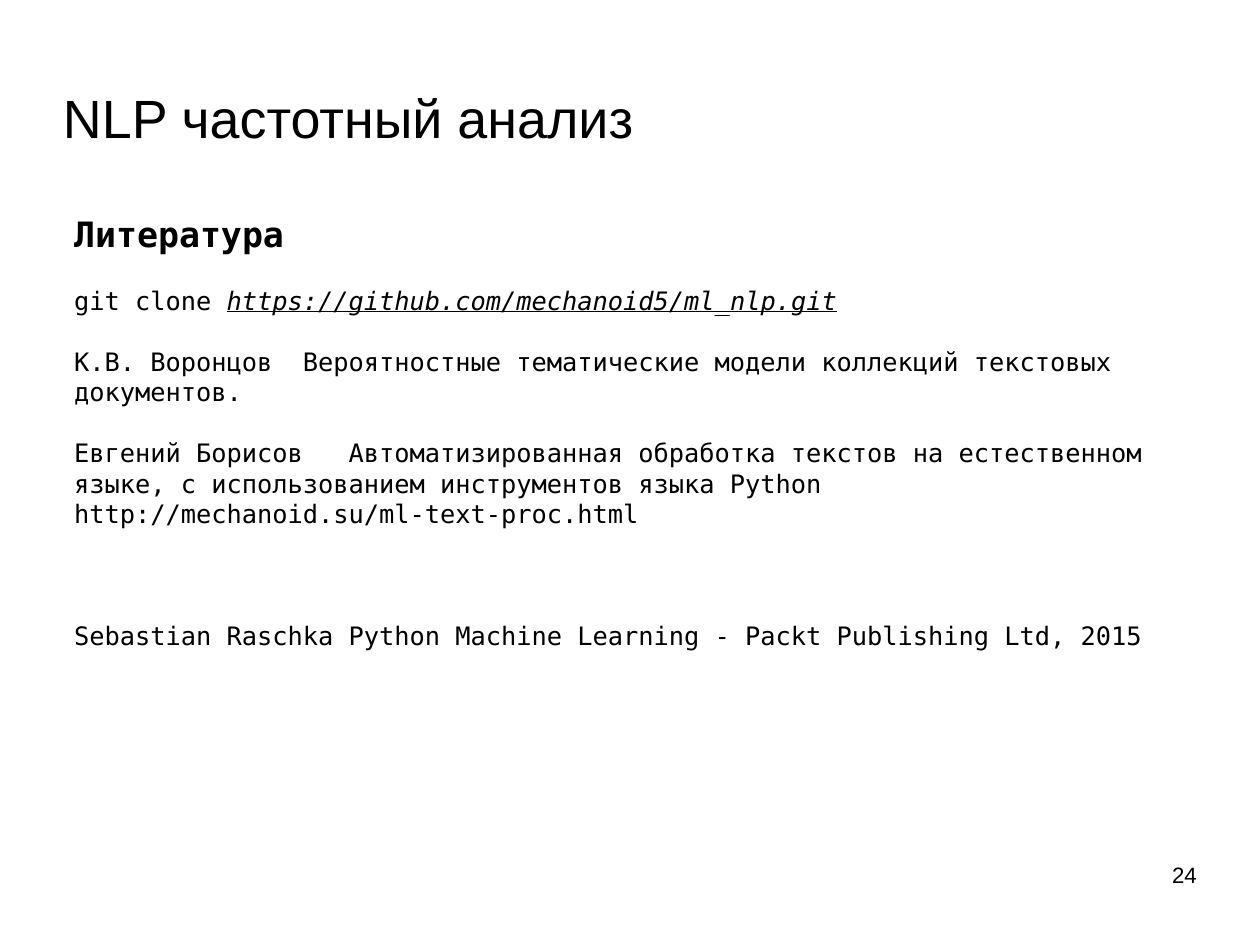
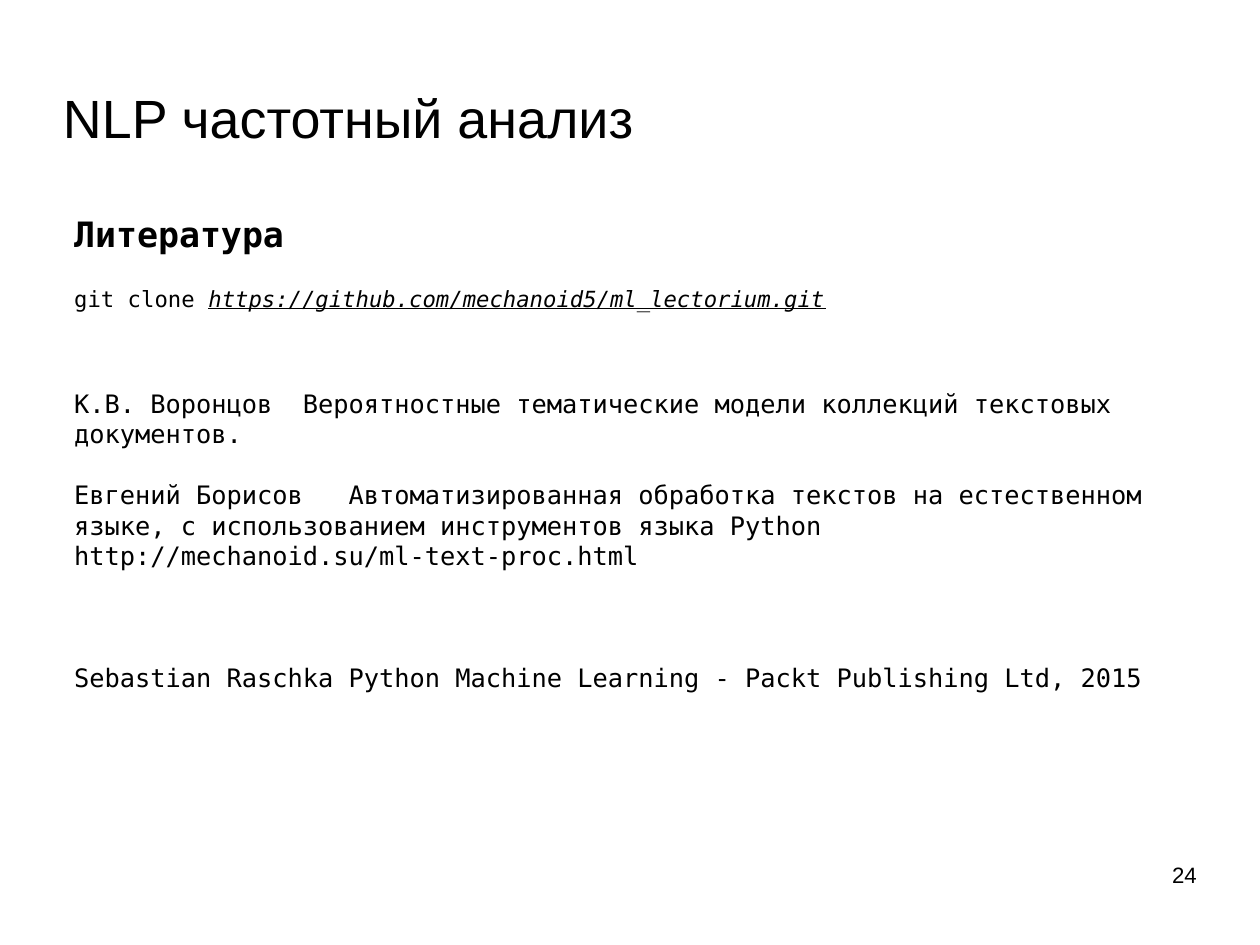
Before and after one commit to mechanoid5/ml_lectorium_legacy, a slide deck: slide 24 of 27-text-tfidf.odp. Drawn at 1260x945 pixels with LibreOffice and Linux fonts; fonts in the diff are those of the drawing; background and template pictures are left out. Boxes give left, top, right and bottom in pixels: in the first picture for what was removed or moved away, otherwise in the second. Text is boxed around its words. In the diff, an @@ line names an element or a change of style, - is before the commit and + after.

```diff
--- a/27-text-tfidf.odp
+++ b/27-text-tfidf.odp
@@ text at (74,290,824,313): text changed; size 16 to 14 pt @@
-git clone https://github.com/mechanoid5/ml_nlp.git
+git clone https://github.com/mechanoid5/ml_lectorium.git
```
Also in this commit, not shown: 6 other files.
